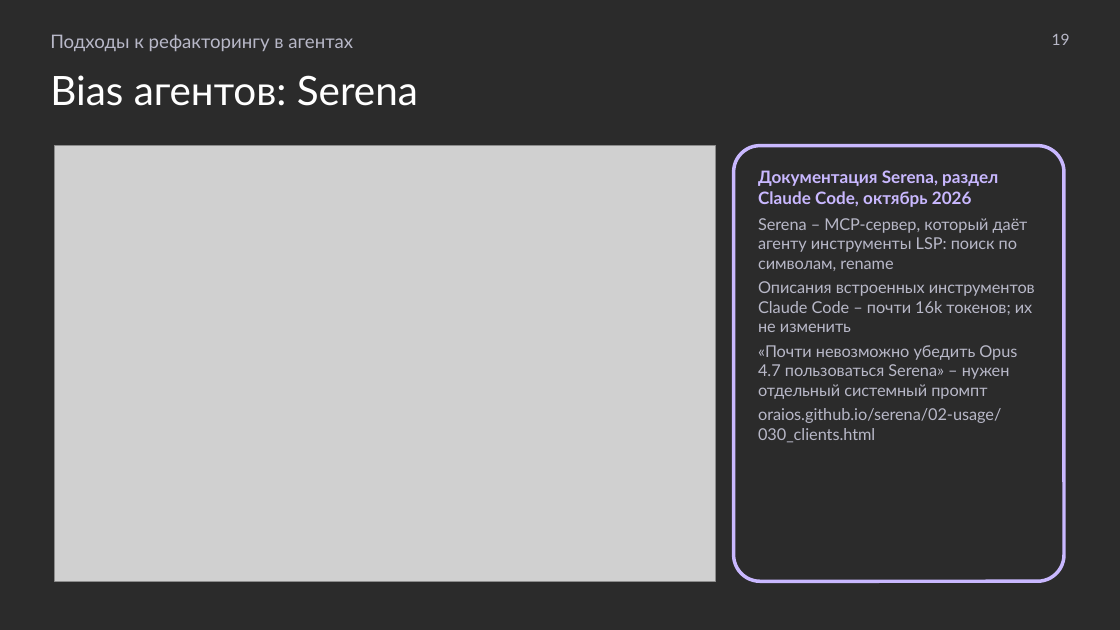
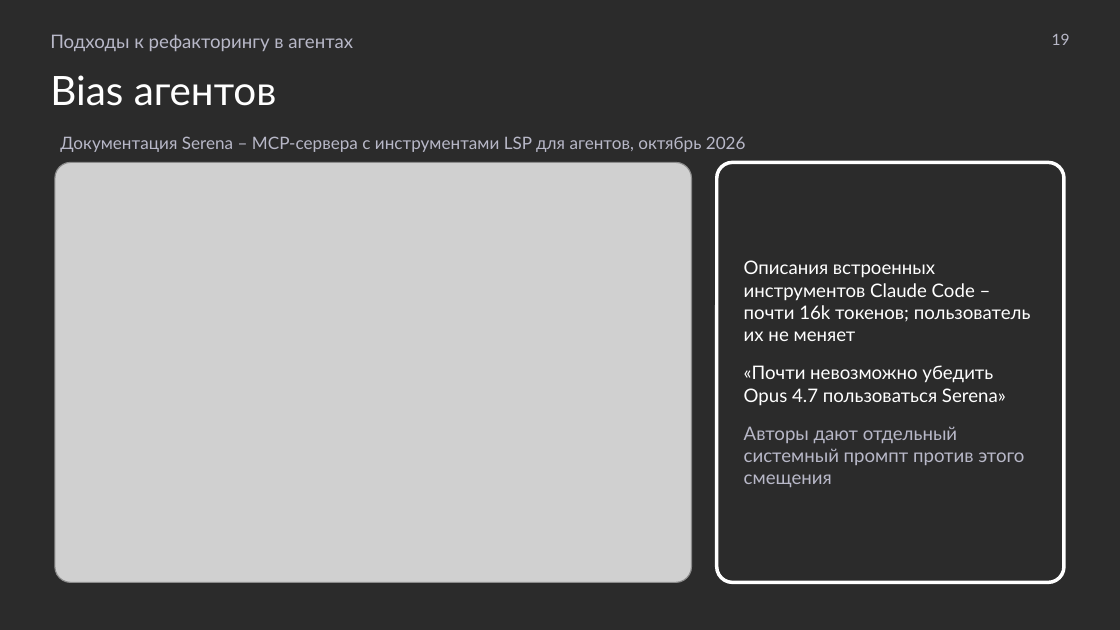
Before and after one commit to MchKosticyn/ide-refactoring-in-ai-agents, a slide deck: slide 19 of Доклад_ Рефакторинг в ИИ-агентах.pptx. Drawn at 1120x630 pixels with LibreOffice and Linux fonts; fonts in the diff are those of the drawing; grey boxes stand for pictures; background and template pictures are left out; a plain dark background stands for a picture behind light text. Boxes give left, top, right and bottom in pixels: in the first picture for what was removed or moved away, otherwise in the second. Text is boxed around its words. In the diff, an @@ line names an element or a change of style, - is before the commit and + after.

Commit message:
Uniform corner radius for cards and pictures; bias slides: full-width screenshots, captions trimmed; Veai slide moved before engine demo; LSP/engine pros-cons as lists; wording fixes; MCP IDEA facts

```diff
--- a/Доклад_ Рефакторинг в ИИ-агентах.pptx
+++ b/Доклад_ Рефакторинг в ИИ-агентах.pptx
@@ text at bbox=[50, 75, 277, 106]: text changed @@
-Bias агентов: Serena
+Bias агентов
@@ text added at bbox=[60, 136, 746, 152], 11 pt, text #B8B8C8 @@
+Документация Serena – MCP-сервера с инструментами LSP для агентов, октябрь 2026
@@ picture: place and size @@
-picture at bbox=[55, 146, 716, 581]
+picture at bbox=[55, 162, 691, 582]
@@ rounded rectangle "Описания встроенных инструментов Claude Code ...": place and size @@
-rounded rectangle "Описания встроенных инструментов Claude Code ..." at bbox=[734, 146, 1064, 581]
+rounded rectangle "Описания встроенных инструментов Claude Code ..." at bbox=[717, 162, 1064, 582]
@@ rounded rectangle "Описания встроенных инструментов Claude Code ..." at bbox=[717, 162, 1064, 582]: vertical alignment top to middle; outline #C9B8FF 2.25 pt to #FFFFFF 2.25 pt; proportions changed @@
@@ text in rounded rectangle at bbox=[744, 260, 1031, 487]: text changed; size 10.5 to 12 pt; text colour #B8B8C8 to #FFFFFF @@
-Документация Serena, раздел Claude Code, октябрь 2026
-Serena – MCP-сервер, который даёт агенту инструменты LSP: поиск по символам, rename
-Описания встроенных инструментов Claude Code – почти 16k токенов; их не изменить
-«Почти невозможно убедить Opus 4.7 пользоваться Serena» – нужен отдельный системный промпт
-oraios.github.io/serena/02-usage/030_clients.html
+Описания встроенных инструментов Claude Code – почти 16k токенов; пользователь их не меняет
+«Почти невозможно убедить Opus 4.7 пользоваться Serena»
+Авторы дают отдельный системный промпт против этого смещения
```
Also in this commit, not shown: 32 other slides changed, 6 other files.
